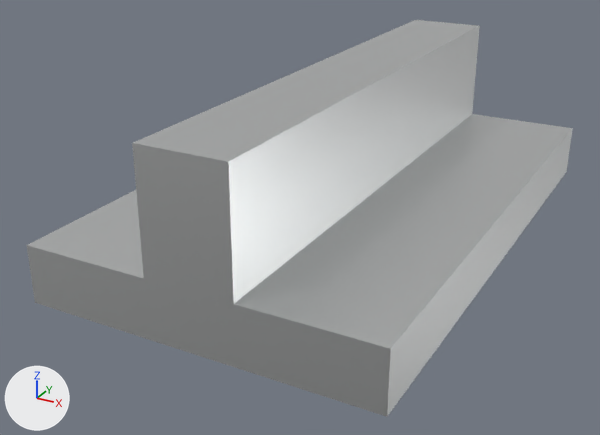
Two versions of the glTF model packages/engine/tests/fixtures/gltf/reflectance-ior.glb, one commit apart.
Camera for both pictures: a camera (50 mm lens) standing at (0.123, -0.261, 0.12) and looking at (-0.011, -0.017, -0.002). The lights are fixed; the arrows at lower left show +X, +Y and +Z. The older version comes first. Where no turn or scale is listed for an object, it has been applied to the vertices.

Before the edit, the objects in view are built like this:
```python
me_plate = bpy.data.meshes.new('plate')
me_plate.from_pydata(...)  # a box spanning x -0.06..0.06, y -0.1..0.1, z -0.01..0.01
me_plate.materials.append(mat_al6061_t6)  # white #e8eaea
me_rib = bpy.data.meshes.new('rib')
me_rib.from_pydata(...)  # a box spanning x -0.015..0.015, y -0.1..0.1, z -0.02..0.02
me_rib.materials.append(mat_al6061_t6)  # white #e8eaea
ob_plate = bpy.data.objects.new('plate', me_plate)
ob_plate.location = (0.0, 0.0, 0.0)
ob_rib = bpy.data.objects.new('rib', me_rib)
ob_rib.location = (0.0, 0.0, 0.03)
```
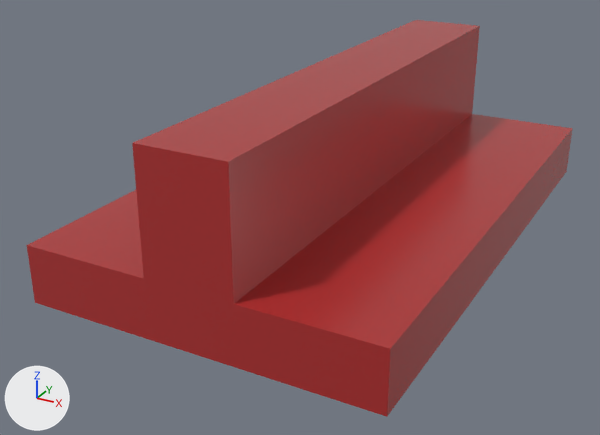
Where the change shows, as pixel boxes (x1, y1, x2, y2) in the pictures (600 x 435 px):
'plate', recoloured (white to red): (27, 114, 573, 417) in both
'rib', recoloured (white to red): (132, 20, 480, 304) in both

The change, as a list of edits to the scene's bpy script:
```text
Add mat_pom_delrin_150:
    mat_pom_delrin_150 = principled_material('pom-delrin-150')
    mat_pom_delrin_150.base_color = (0.434, 0.0296, 0.0296)  # red #b03030
    mat_pom_delrin_150.roughness = 0.25
Change me_plate:
    where me_plate.from_pydata(...)  # 8 vertices, 12 faces; spans x -0.06..0.06, y -0.1..0.1, z -0.01..0.01
    remove me_plate.materials.append(mat_al6061_t6)  # white #e8eaea
    add me_plate.materials.append(mat_pom_delrin_150)  # red #b03030
Change me_rib:
    where me_rib.from_pydata(...)  # 8 vertices, 12 faces; spans x -0.015..0.015, y -0.1..0.1, z -0.02..0.02
    remove me_rib.materials.append(mat_al6061_t6)  # white #e8eaea
    add me_rib.materials.append(mat_pom_delrin_150)  # red #b03030
```
